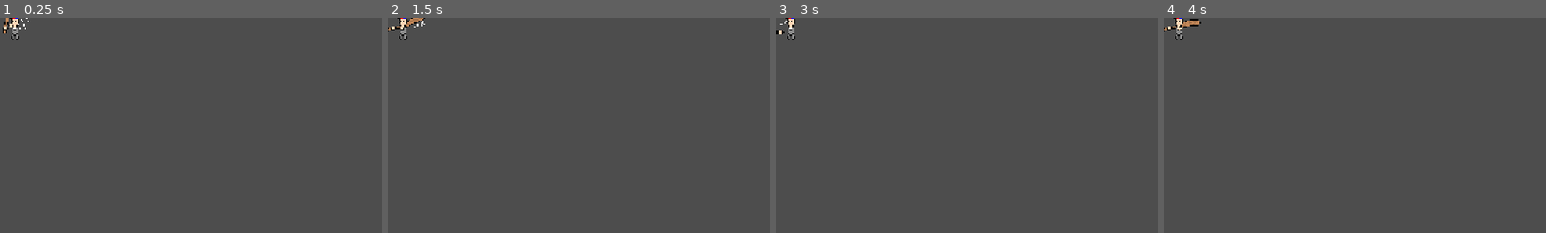
Above: before the commit, frames 1-4 (left to right).
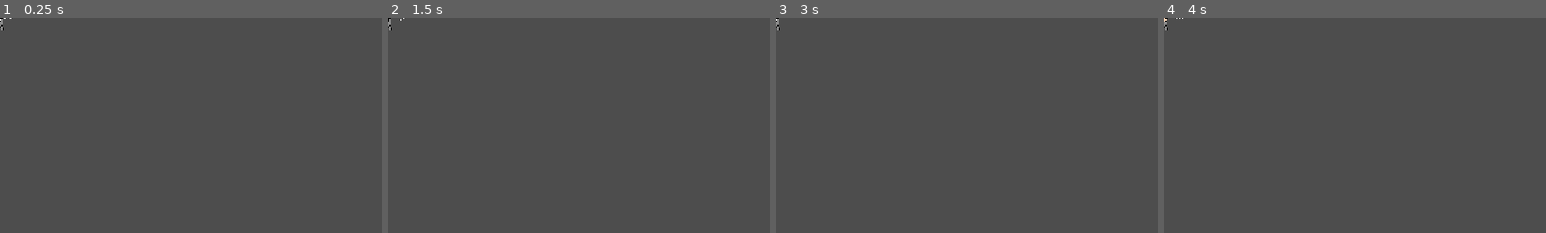
Above: after the commit, the same moments.

Repository: Jagdoggo/Godot-Wild-Jam-Game
Game: Godot game, scene res://melee_enemy.tscn
Same seed, same stepped clock (60 frames per second), same inputs: the game is played once before the commit and once after it. This scene is started directly instead of the project's main scene.
Inputs:
- Up to frame 1 (0.25 s): no input
- Up to frame 2 (1.5 s): hold D (Right) 0.53-1.28 s; tap X (Action) at 0.6, 1.35 s; hold S (Down) from 1.28 s (still down)
- Up to frame 3 (3 s): release S (Down) at 2.03 s; hold D (Right) 2.03-2.78 s; tap X (Action) at 2.1, 2.85 s; tap Enter at 2.75 s; hold W (Up) from 2.78 s (still down)
- Up to frame 4 (4 s): release W (Up) at 3.53 s; hold A (Left) from 3.53 s (still down); tap X (Action) at 3.6 s
The pictures show only the part of the screen within x 0-50%, y 0-50%; the shares and areas given below are measured in that part.

The runs differ from the first frame. In frame 1, 0.3% of the frame differs, in the area x 0-8%, y 0-11%; in frame 2, 0.4%; in frame 3, 0.2%; in frame 4, 0.4%, in the area x 0-10%, y 0-11%.
Error in both runs: Invalid access to property or key 'global_position' on a base object of type 'Nil'. (res://melee_enemy.gd:32)

Commit message:
Minor Fixes

Diff:
--- a/global.gd
+++ b/global.gd
@@ -1,3 +1,3 @@
 extends Node
 
-@export var dungeon_level : int = 0
+@export var dungeon_level : int = 1
--- a/melee_enemy.tscn
+++ b/melee_enemy.tscn
@@ -248,10 +248,9 @@
 
 [node name="AnimatedSprite2D" type="AnimatedSprite2D" parent="." unique_id=291146263]
 texture_filter = 1
-position = Vector2(11, 1)
+position = Vector2(-11, -12)
 sprite_frames = SubResource("SpriteFrames_5xaec")
-animation = &"idle"
-frame_progress = 0.5523884
+animation = &"walk up"
 
 [node name="CollisionShape2D" type="CollisionShape2D" parent="." unique_id=1706200852]
 shape = SubResource("CircleShape2D_5xaec")
